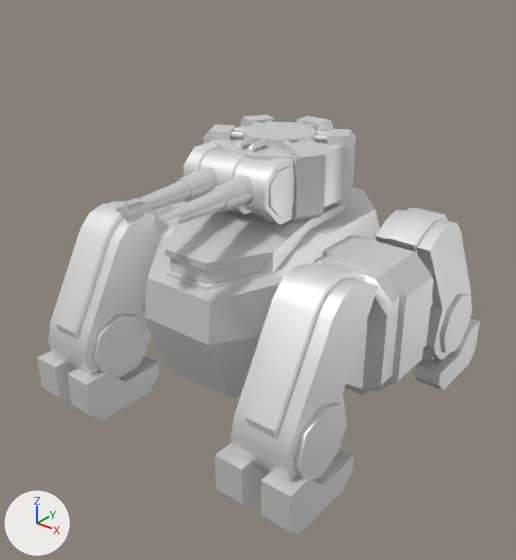
A saved change to the glTF model glb/corsumo.glb.
Both versions are drawn from a 50 mm lens placed at (53.1, -68.8, 44.9), pointed at (0.7, -3.3, 4.3). Every picture has the same lights, and +X, +Y and +Z are marked at lower left. The picture after the commit comes second. Both versions are drawn at frame 0 of the action 'StopWalking'; the numbers are the values there.

Names of what the first picture shows: 'footbl', 'footfl', 'footfr', 'lbarrel', 'legbl', 'legfl', 'legfr', 'rbarrel', 'sleeve', 'thighfl', 'torso', 'turret'.
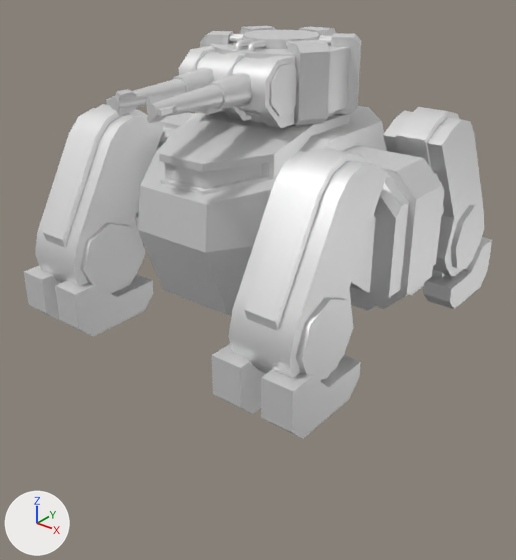
Changed parts and their boxes (x1, y1, x2, y2) in the pictures (516 x 560 px):
'torso', moved: before (144, 188, 434, 398); after (135, 106, 444, 315)
'legfl', moved: before (230, 262, 378, 481); after (228, 147, 387, 381)
'turret', moved: before (183, 115, 356, 225); after (179, 26, 361, 128)
'legfr', moved: before (48, 201, 166, 379); after (35, 104, 164, 294)
'footfl', moved: before (215, 402, 354, 534); after (212, 297, 361, 438)
'footfr', moved: before (37, 314, 159, 420); after (24, 223, 154, 337)
'legbl', moved: before (375, 208, 471, 360); after (383, 107, 483, 277)
'footbl', moved: before (414, 294, 480, 390); after (408, 205, 492, 309)
'sleeve', moved: before (177, 149, 266, 212); after (172, 52, 263, 114)
'lbarrel', moved: before (153, 190, 225, 234); after (145, 85, 223, 123)
'rbarrel', moved: before (116, 181, 190, 224); after (106, 79, 186, 117)
'thighfl', moved: before (346, 322, 367, 389); after (350, 216, 375, 293)
'thighbl', moved (not visible before): after (433, 171, 444, 214)
'thighfr', moved (not visible before): after (135, 206, 139, 218)

The change, as a list of edits to the scene's bpy script:
```text
Change ob_torso:
    ob_torso.location: (0.0, 0.0, 0.0) -> (0.0, 0.0, 11.4)
Change ob_thighbl:
    ob_thighbl.location: (15.91, 3.99, 0.0) -> (15.91, 3.99, 1.567)
Change ob_thighfl:
    ob_thighfl.location: (15.91, -3.96, 0.0) -> (15.91, -3.96, 1.313)
Change ob_thighfr:
    ob_thighfr.location: (-15.91, -3.96, 0.0) -> (-15.91, -3.96, 1.313)
```
